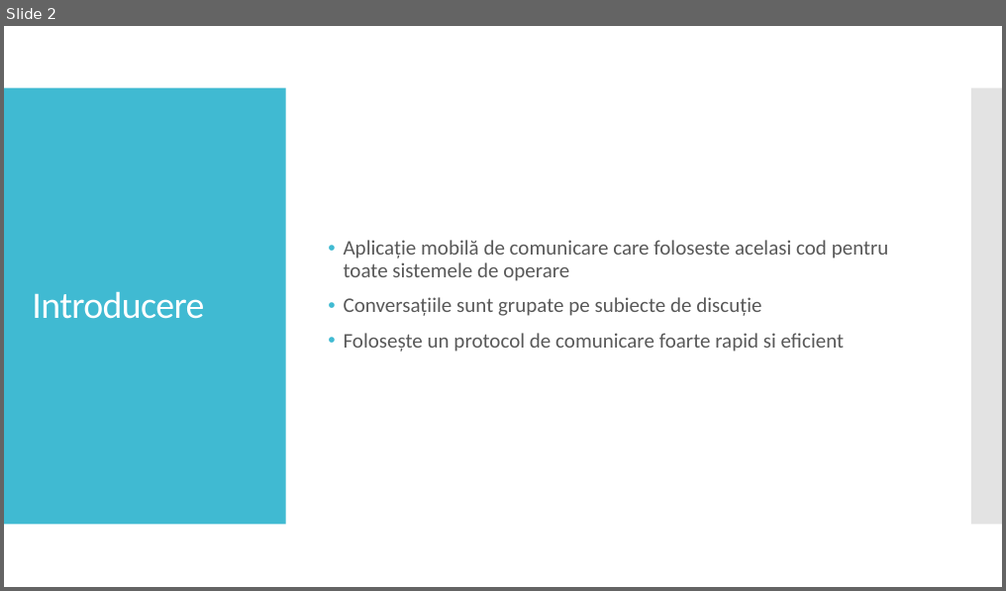
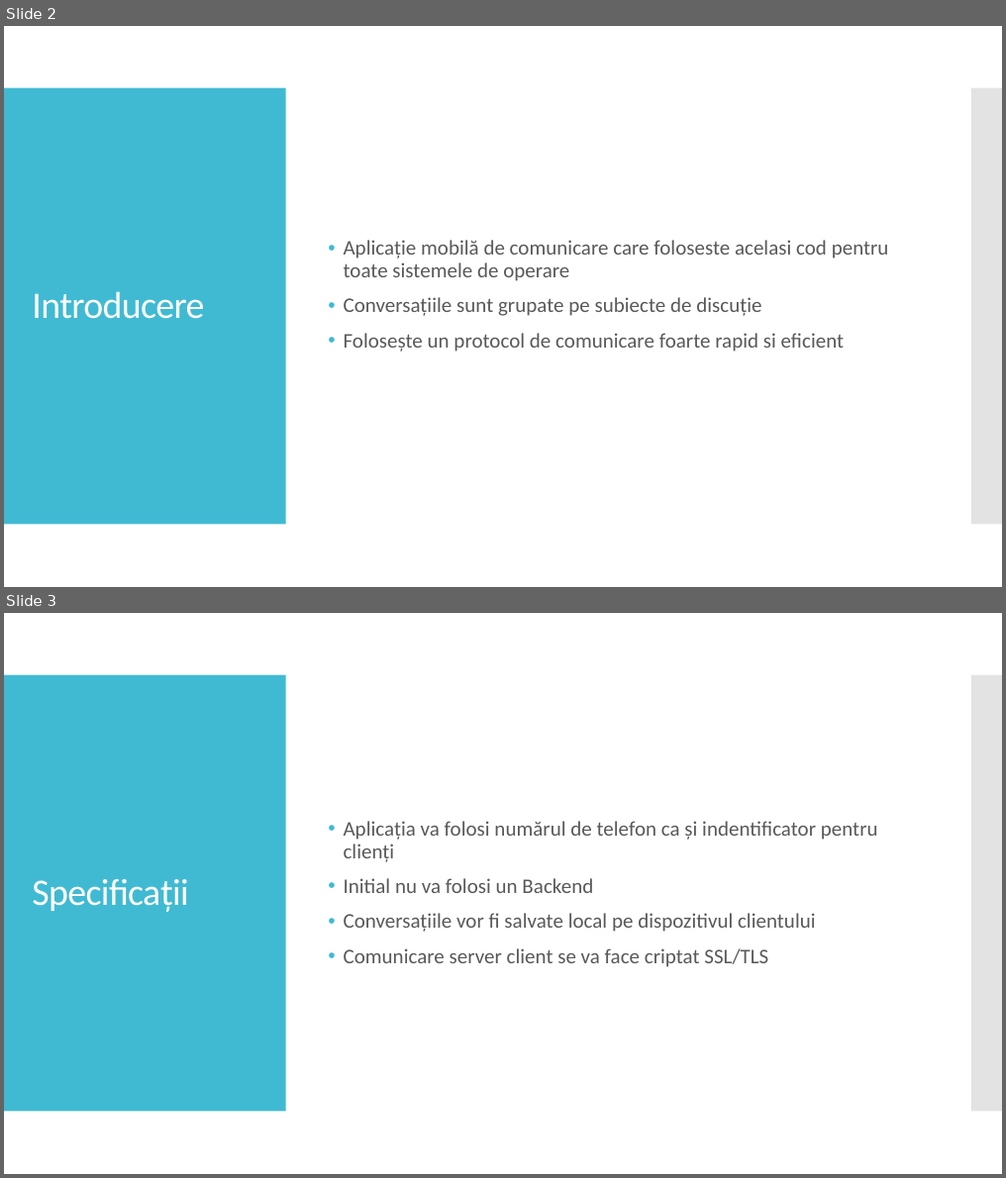
Before and after one commit to ionutholbia/topichat, a slide deck: Documentatie/Topichat Prezentare.pptx. Shown one above the other, each under a label of ours: slide 2 before the commit, slides 2 and 3 after it. The pictures are 1006x591 and 1006x1178 pixels, drawn with LibreOffice and Linux fonts; fonts in the diff are those of the drawing. Boxes give left, top, right and bottom in pixels: in the first picture for what was removed or moved away, otherwise in the second. Text is boxed around its words. In the diff, an @@ line names an element or a change of style, - is before the commit and + after.

```diff
--- a/Documentatie/Topichat Prezentare.pptx
+++ b/Documentatie/Topichat Prezentare.pptx
@@ slide 3 added at (x1=4, y1=613, x2=1002, y2=1174), background #FFFFFF; not listed: 2 template elements that a slide beside it also shows @@
@@ text added at (x1=344, y1=821, x2=878, y2=967), 20 pt, text #595959 @@
+• Aplicația va folosi numărul de telefon ca și indentificator pentru clienți
+• Initial nu va folosi un Backend
+• Conversațiile vor fi salvate local pe dispozitivul clientului
+• Comunicare server client se va face criptat SSL/TLS
@@ title added at (x1=32, y1=879, x2=188, y2=912), 36 pt, text #FFFFFF @@
+Specificații
```
Also in this commit, not shown: 1 slide changed, 4 other slides added.
